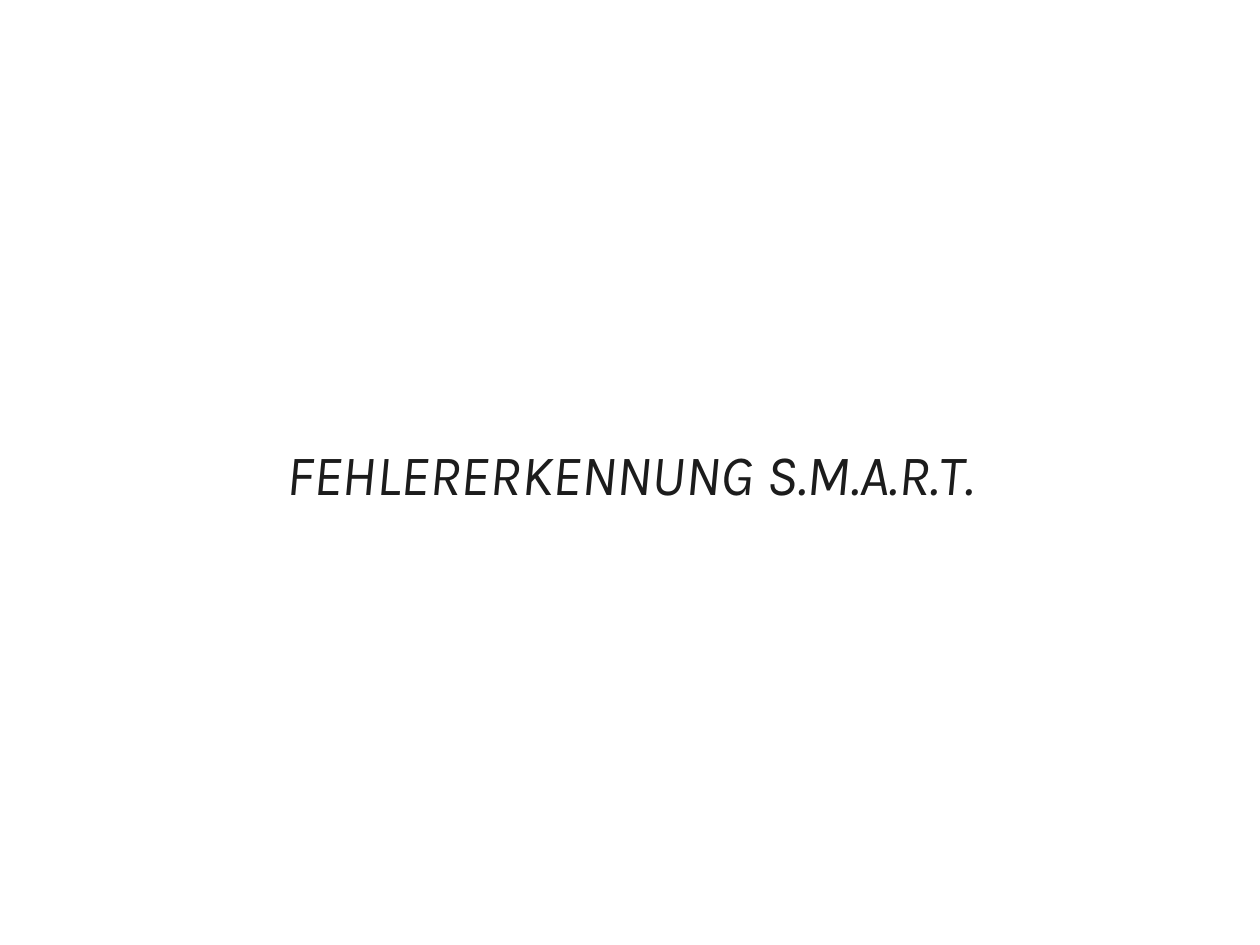
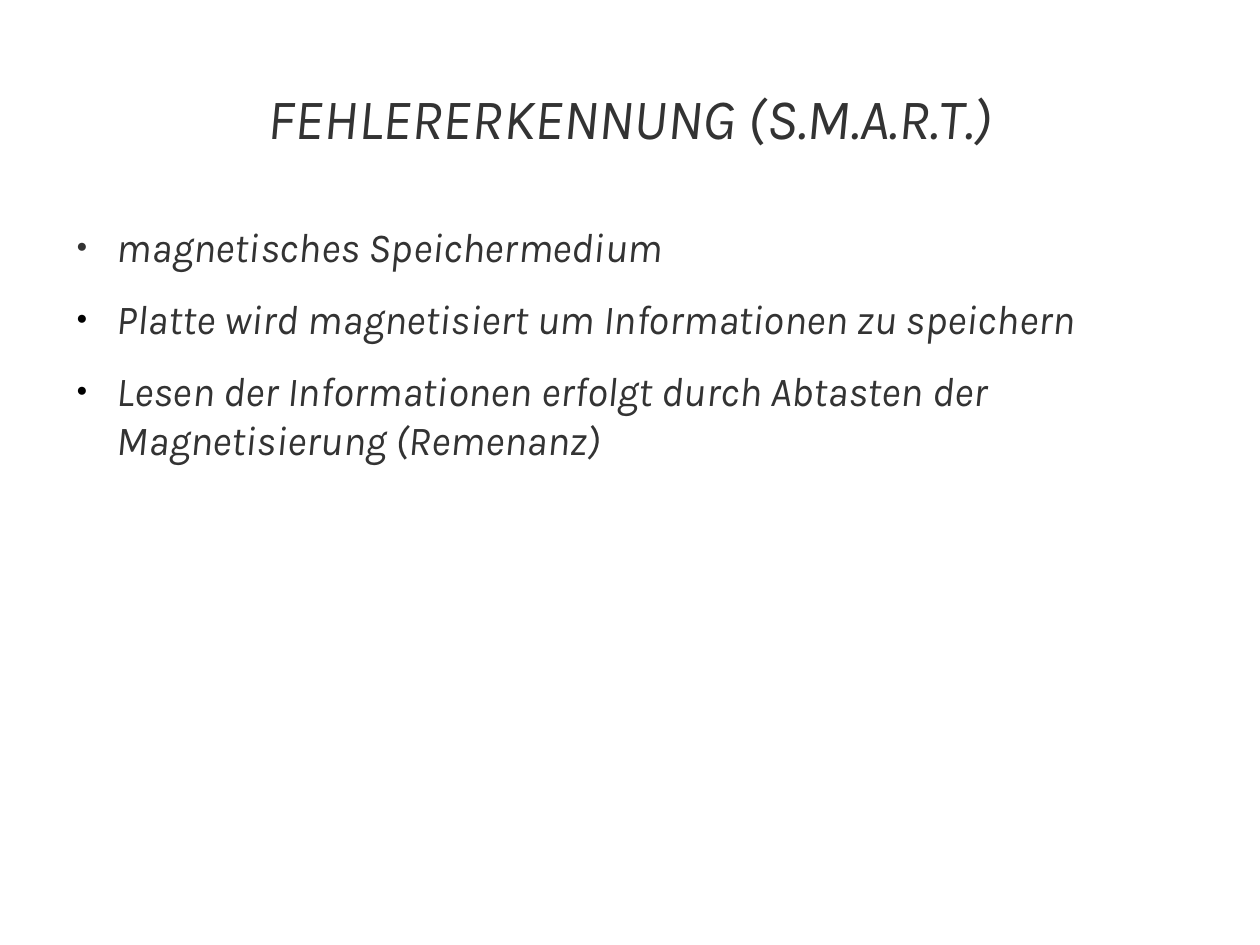
Before and after one commit to JMFootBallPlyr/Hard-drive-system-, a slide deck: slide 9 of WRK/presents/01 - types of drives/types of drives.odp (slide 10 before the commit). Drawn at 1260x945 pixels with LibreOffice and Linux fonts; fonts in the diff are those of the drawing. Boxes give left, top, right and bottom in pixels: in the first picture for what was removed or moved away, otherwise in the second. Text is boxed around its words. In the diff, an @@ line names an element or a change of style, - is before the commit and + after.

```diff
--- a/WRK/presents/01 - types of drives/types of drives.odp
+++ b/WRK/presents/01 - types of drives/types of drives.odp
@@ title at [268, 97, 992, 146]: text changed; text colour #1C1C1C to #333333 @@
-FEHLERERKENNUNG S.M.A.R.T.
+FEHLERERKENNUNG (S.M.A.R.T.)
@@ text added at [117, 233, 1075, 465], 26 pt, text #333333, italic @@
+● magnetisches Speichermedium
+● Platte wird magnetisiert um Informationen zu speichern
+● Lesen der Informationen erfolgt durch Abtasten der Magnetisierung (Remenanz)
```
Also in this commit, not shown: 3 other slides changed, 23 slides added, 23 slides removed, 7 other files.
